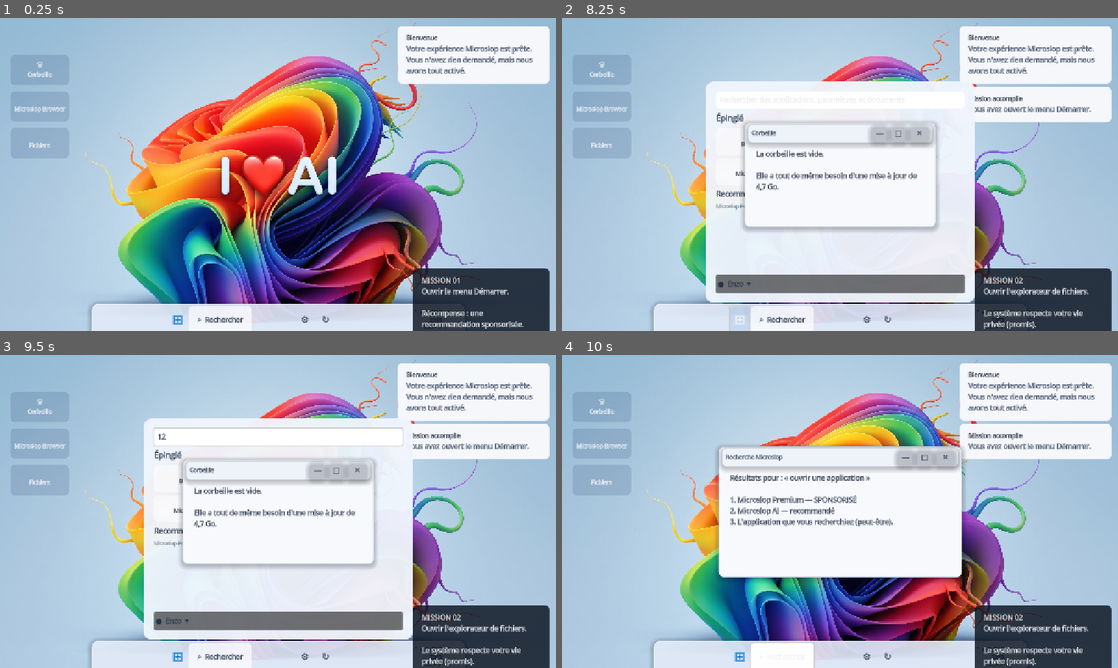
Above: before the commit, frames 1-4 (two rows, left to right).
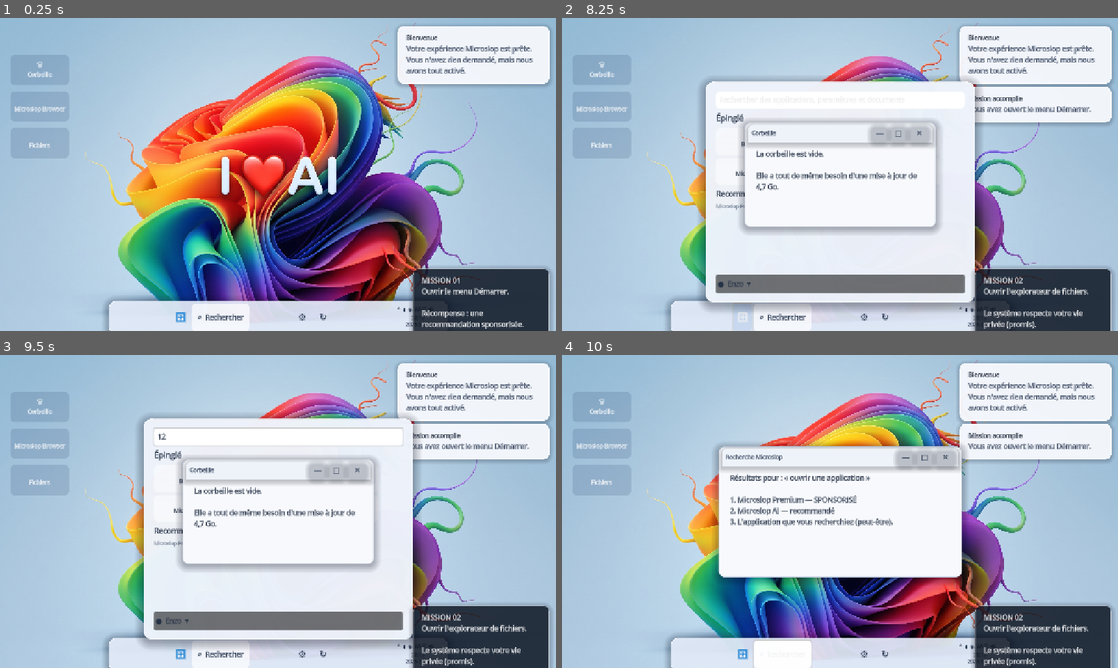
Above: after the commit, the same moments.

Repository: Likounsee/Microslop-Experience
Game: Godot game, scene res://scenes/desktop.tscn
The game is run twice, just before and just after one commit, with the same random seed, the same clock (stepped at 60 frames per second) and the same inputs.
Inputs (mouse positions are in pixels of both pictures, inside the frame that each line leads up to):
- Up to frame 1 (0.25 s): no input
- Up to frame 2 (8.25 s): click "🗑 Corbeille" at 0.5 s; click "🌐 Microslop Browser" at 1.25 s; click "📁 Fichiers" at 2 s; click "—" at 2.75 s; click "□" at 3.5 s; click "✕" at 4.25 s; click "—" at 5 s; click "□" at 5.75 s; click "✕" at 6.5 s; click "—" at 7.25 s; click "⊞" at 8 s
- Up to frame 3 (9.5 s): click (278, 436) at 8.77 s; type "12" at 8.85 s
- Up to frame 4 (10 s): click "⌕ Rechercher" at 9.5 s

The runs differ from the first frame. In frame 1, 2.0% of the frame differs, in the area x 16-100%, y 2-100%; in frame 2, 4.6%; in frame 3, 4.6%; in frame 4, 2.4%.

Commit message:
Polish desktop UI toward Windows 11 visual language

Diff:
--- a/scripts/app_window.gd
+++ b/scripts/app_window.gd
@@ -3,12 +3,20 @@
 
 var _dragging := false
 var _drag_offset := Vector2.ZERO
+var _is_maximized := false
+var _restore_position := Vector2.ZERO
+var _restore_size := Vector2.ZERO
 
 func configure(title: String, message: String, window_size := Vector2(520, 300)) -> void:
 	custom_minimum_size = window_size
 	size = window_size
 	mouse_filter = Control.MOUSE_FILTER_STOP
-	add_theme_stylebox_override("panel", _panel_style(Color("f7f9fc"), Color("c8d2e2")))
+	var window_style := _panel_style(Color("f7f9fc"), Color("c8d2e2"))
+	window_style.set_corner_radius_all(12)
+	window_style.shadow_color = Color(0.02, 0.04, 0.10, 0.28)
+	window_style.shadow_size = 18
+	window_style.shadow_offset = Vector2(0, 4)
+	add_theme_stylebox_override("panel", window_style)
 	z_index = 30
 
 	var layout := VBoxContainer.new()
@@ -16,7 +24,11 @@
 	add_child(layout)
 
 	var titlebar := PanelContainer.new()
-	titlebar.add_theme_stylebox_override("panel", _panel_style(Color("eef3fa"), Color("dbe3ef")))
+	var titlebar_style := _panel_style(Color("eef3fa"), Color("eef3fa"))
+	titlebar_style.set_corner_radius_all(12)
+	titlebar_style.corner_radius_bottom_left = 0
+	titlebar_style.corner_radius_bottom_right = 0
+	titlebar.add_theme_stylebox_override("panel", titlebar_style)
 	titlebar.custom_minimum_size.y = 42
 	titlebar.mouse_filter = Control.MOUSE_FILTER_STOP
 	layout.add_child(titlebar)
@@ -51,12 +63,16 @@
 	maximize_button.add_theme_stylebox_override("normal", _panel_style(Color(0, 0, 0, 0), Color(0, 0, 0, 0)))
 	maximize_button.add_theme_stylebox_override("hover", _panel_style(Color("dce6f4"), Color(0, 0, 0, 0)))
 	maximize_button.pressed.connect(func():
-		if size == get_viewport_rect().size:
-			size = custom_minimum_size
-			position = (get_viewport_rect().size - size) / 2.0
+		if _is_maximized:
+			size = _restore_size
+			position = _restore_position
+			_is_maximized = false
 		else:
+			_restore_size = size
+			_restore_position = position
 			size = get_viewport_rect().size
 			position = Vector2.ZERO
+			_is_maximized = true
 	)
 	title_row.add_child(maximize_button)
 
@@ -97,6 +113,9 @@
 			move_to_front()
 	elif event is InputEventMouseMotion and _dragging:
 		global_position = get_global_mouse_position() - _drag_offset
+		var viewport_size := get_viewport_rect().size
+		position.x = clampf(position.x, -size.x + 120.0, viewport_size.x - 120.0)
+		position.y = clampf(position.y, 0.0, viewport_size.y - 48.0)
 
 func _panel_style(background: Color, border: Color) -> StyleBoxFlat:
 	var style := StyleBoxFlat.new()
--- a/scripts/desktop.gd
+++ b/scripts/desktop.gd
@@ -74,19 +74,16 @@
 	taskbar.anchor_top = 1.0
 	taskbar.anchor_right = 0.5
 	taskbar.anchor_bottom = 1.0
-	taskbar.offset_left = -430
-	taskbar.offset_right = 430
-	taskbar.offset_top = -64
-	taskbar.offset_bottom = -8
-	var panel_style := _flat_style(Color(0.91, 0.94, 0.99, 0.88), 16)
-	panel_style.shadow_color = Color(0.04, 0.08, 0.16, 0.22)
-	panel_style.shadow_size = 12
-	panel_style.shadow_offset = Vector2(0, 3)
-	panel_style.border_width_left = 1
-	panel_style.border_width_right = 1
-	panel_style.border_width_top = 1
-	panel_style.border_width_bottom = 1
-	panel_style.border_color = Color(1, 1, 1, 0.52)
+	taskbar.offset_left = -390
+	taskbar.offset_right = 390
+	taskbar.offset_top = -70
+	taskbar.offset_bottom = -10
+	var panel_style := _flat_style(Color(0.91, 0.94, 0.99, 0.90), 16)
+	panel_style.shadow_color = Color(0.02, 0.04, 0.10, 0.28)
+	panel_style.shadow_size = 18
+	panel_style.shadow_offset = Vector2(0, 4)
+	panel_style.set_border_width_all(1)
+	panel_style.border_color = Color(1, 1, 1, 0.62)
 	taskbar.add_theme_stylebox_override("panel", panel_style)
 	add_child(taskbar)
 
@@ -111,7 +108,7 @@
 	var search_button := Button.new()
 	search_button.text = "⌕  Rechercher"
 	search_button.tooltip_text = "Rechercher"
-	search_button.custom_minimum_size = Vector2(145, 42)
+	search_button.custom_minimum_size = Vector2(132, 42)
 	search_button.add_theme_color_override("font_color", Color("24344d"))
 	search_button.add_theme_stylebox_override("normal", _flat_style(Color(1, 1, 1, 0.66), 9))
 	search_button.add_theme_stylebox_override("hover", _flat_style(Color(1, 1, 1, 0.96), 9))
@@ -150,15 +147,12 @@
 	_quick_settings_panel.offset_top = -350
 	_quick_settings_panel.offset_bottom = -76
 	_quick_settings_panel.visible = false
-	var panel_style := _flat_style(Color(0.92, 0.95, 0.99, 0.98), 18)
-	panel_style.shadow_color = Color(0.04, 0.08, 0.16, 0.24)
-	panel_style.shadow_size = 16
-	panel_style.shadow_offset = Vector2(0, 4)
-	panel_style.border_width_left = 1
-	panel_style.border_width_right = 1
-	panel_style.border_width_top = 1
-	panel_style.border_width_bottom = 1
-	panel_style.border_color = Color(1, 1, 1, 0.65)
+	var panel_style := _flat_style(Color(0.92, 0.95, 0.99, 0.97), 18)
+	panel_style.shadow_color = Color(0.02, 0.04, 0.10, 0.30)
+	panel_style.shadow_size = 20
+	panel_style.shadow_offset = Vector2(0, 5)
+	panel_style.set_border_width_all(1)
+	panel_style.border_color = Color(1, 1, 1, 0.70)
 	_quick_settings_panel.add_theme_stylebox_override("panel", panel_style)
 	add_child(_quick_settings_panel)
 
@@ -262,7 +256,13 @@
 	_start_menu.offset_top = -(TASKBAR_HEIGHT + 520)
 	_start_menu.offset_bottom = -(TASKBAR_HEIGHT + 12)
 	_start_menu.visible = false
-	_start_menu.add_theme_stylebox_override("panel", _flat_style(Color(0.94, 0.96, 0.99, 0.96), 18))
+	var start_style := _flat_style(Color(0.94, 0.96, 0.99, 0.97), 18)
+	start_style.shadow_color = Color(0.02, 0.04, 0.10, 0.30)
+	start_style.shadow_size = 22
+	start_style.shadow_offset = Vector2(0, 5)
+	start_style.set_border_width_all(1)
+	start_style.border_color = Color(1, 1, 1, 0.68)
+	_start_menu.add_theme_stylebox_override("panel", start_style)
 	add_child(_start_menu)
 
 	var margin := MarginContainer.new()
@@ -349,7 +349,13 @@
 	card.offset_top = -145
 	card.offset_right = -16
 	card.offset_bottom = -TASKBAR_HEIGHT - 12
-	card.add_theme_stylebox_override("panel", _flat_style(Color(0.04, 0.07, 0.12, 0.82)))
+	var mission_style := _flat_style(Color(0.04, 0.07, 0.12, 0.78), 14)
+	mission_style.shadow_color = Color(0.02, 0.04, 0.10, 0.24)
+	mission_style.shadow_size = 12
+	mission_style.shadow_offset = Vector2(0, 3)
+	mission_style.set_border_width_all(1)
+	mission_style.border_color = Color(1, 1, 1, 0.18)
+	card.add_theme_stylebox_override("panel", mission_style)
 	add_child(card)
 
 	var margin := MarginContainer.new()
@@ -606,7 +612,13 @@
 	if not is_instance_valid(_notification_layer):
 		return
 	var card := PanelContainer.new()
-	card.add_theme_stylebox_override("panel", _flat_style(Color("f5f7fb")))
+	var notification_style := _flat_style(Color(0.96, 0.97, 0.99, 0.97), 12)
+	notification_style.shadow_color = Color(0.02, 0.04, 0.10, 0.20)
+	notification_style.shadow_size = 10
+	notification_style.shadow_offset = Vector2(0, 3)
+	notification_style.set_border_width_all(1)
+	notification_style.border_color = Color(1, 1, 1, 0.72)
+	card.add_theme_stylebox_override("panel", notification_style)
 	_notification_layer.add_child(card)
 	var margin := MarginContainer.new()
 	for side in ["margin_left", "margin_right", "margin_top", "margin_bottom"]:
Not shown, changed: README.md
